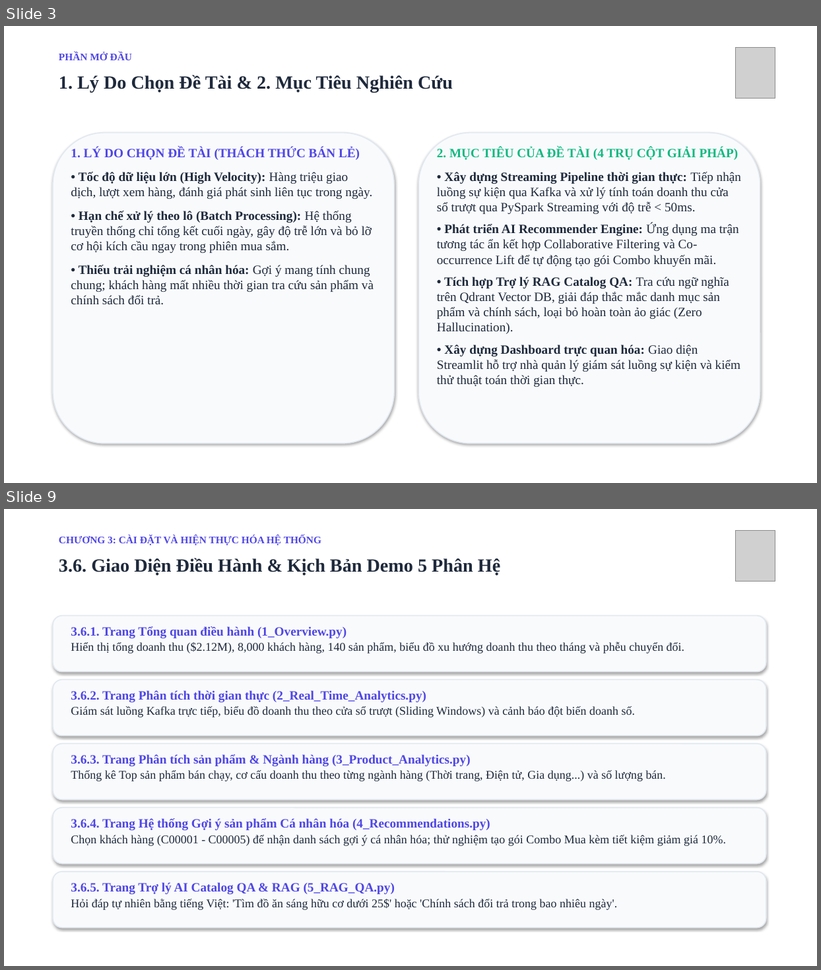
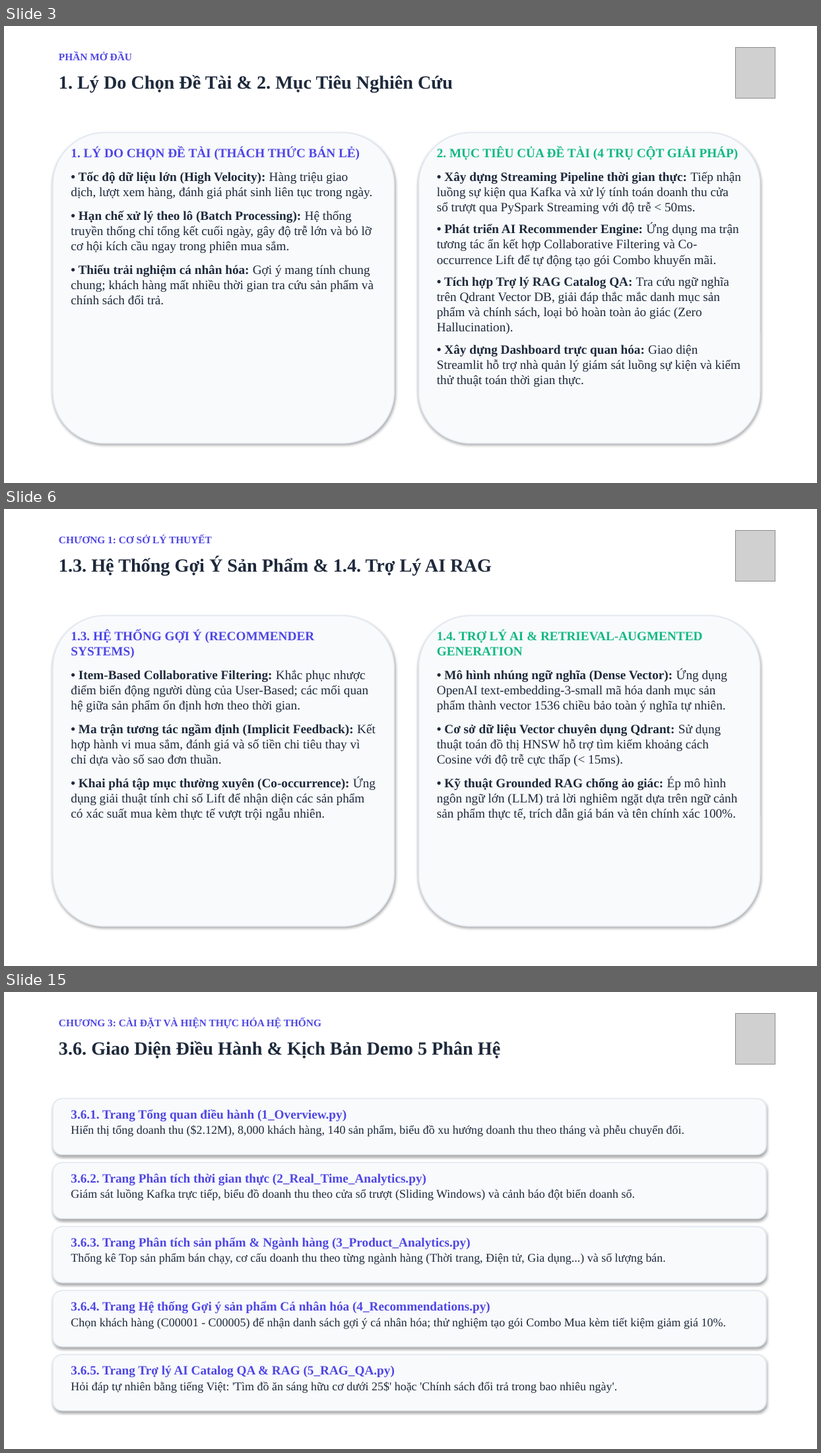
Before and after one commit to linhle100905/real-time-retail-analytics-platform, a slide deck: docs/Bao_Cao_Thuyet_Trinh_Do_An_Full.pptx. Shown one above the other, each under a label of ours: slides 3 and 9 before the commit, slides 3, 6 and 15 after it; the slides between them are not shown. The pictures are 821x970 and 821x1453 pixels, drawn with LibreOffice and Linux fonts; fonts in the diff are those of the drawing; grey boxes stand for pictures. Boxes give left, top, right and bottom in pixels: in the first picture for what was removed or moved away, otherwise in the second. Text is boxed around its words. In the diff, an @@ line names an element or a change of style, - is before the commit and + after.

```diff
--- a/docs/Bao_Cao_Thuyet_Trinh_Do_An_Full.pptx
+++ b/docs/Bao_Cao_Thuyet_Trinh_Do_An_Full.pptx
@@ slide 6 added at (4,509,817,966), background #FFFFFF @@
@@ text added at (59,535,212,543), 12 pt, text #4F46E5, bold @@
+CHƯƠNG 1: CƠ SỞ LÝ THUYẾT
@@ picture added at (736,530,776,582) @@
@@ text added at (59,557,492,575), 22 pt, text #1E293B, bold @@
+1.3. Hệ Thống Gợi Ý Sản Phẩm & 1.4. Trợ Lý AI RAG
@@ rounded rectangle added at (53,616,395,927), fill #F8FAFC, outline #E2E8F0 1.2 pt @@
@@ rounded rectangle added at (418,616,760,927), fill #F8FAFC, outline #E2E8F0 1.2 pt @@
@@ text added at (71,630,376,821), 15 pt, text #1E293B @@
+1.3. HỆ THỐNG GỢI Ý (RECOMMENDER SYSTEMS)
+• Item-Based Collaborative Filtering: Khắc phục nhược điểm biến động người dùng của User-Based; các mối quan hệ giữa sản phẩm ổn định hơn theo thời gian.
+• Ma trận tương tác ngầm định (Implicit Feedback): Kết hợp hành vi mua sắm, đánh giá và số tiền chi tiêu thay vì chỉ dựa vào số sao đơn thuần.
+• Khai phá tập mục thường xuyên (Co-occurrence): Ứng dụng giải thuật tính chỉ số Lift để nhận diện các sản phẩm có xác suất mua kèm thực tế vượt trội ngẫu nhiên.
@@ text added at (437,630,737,821), 15 pt, text #1E293B @@
+1.4. TRỢ LÝ AI & RETRIEVAL-AUGMENTED GENERATION
+• Mô hình nhúng ngữ nghĩa (Dense Vector): Ứng dụng OpenAI text-embedding-3-small mã hóa danh mục sản phẩm thành vector 1536 chiều bảo toàn ý nghĩa tự nhiên.
+• Cơ sở dữ liệu Vector chuyên dụng Qdrant: Sử dụng thuật toán đồ thị HNSW hỗ trợ tìm kiếm khoảng cách Cosine với độ trễ cực thấp (< 15ms).
+• Kỹ thuật Grounded RAG chống ảo giác: Ép mô hình ngôn ngữ lớn (LLM) trả lời nghiêm ngặt dựa trên ngữ cảnh sản phẩm thực tế, trích dẫn giá bán và tên chính xác 100%.
@@ what was slide 9 is now slide 15 @@
```
Also in this commit, not shown: 5 slides changed, 7 other slides added, 2 slides removed.
